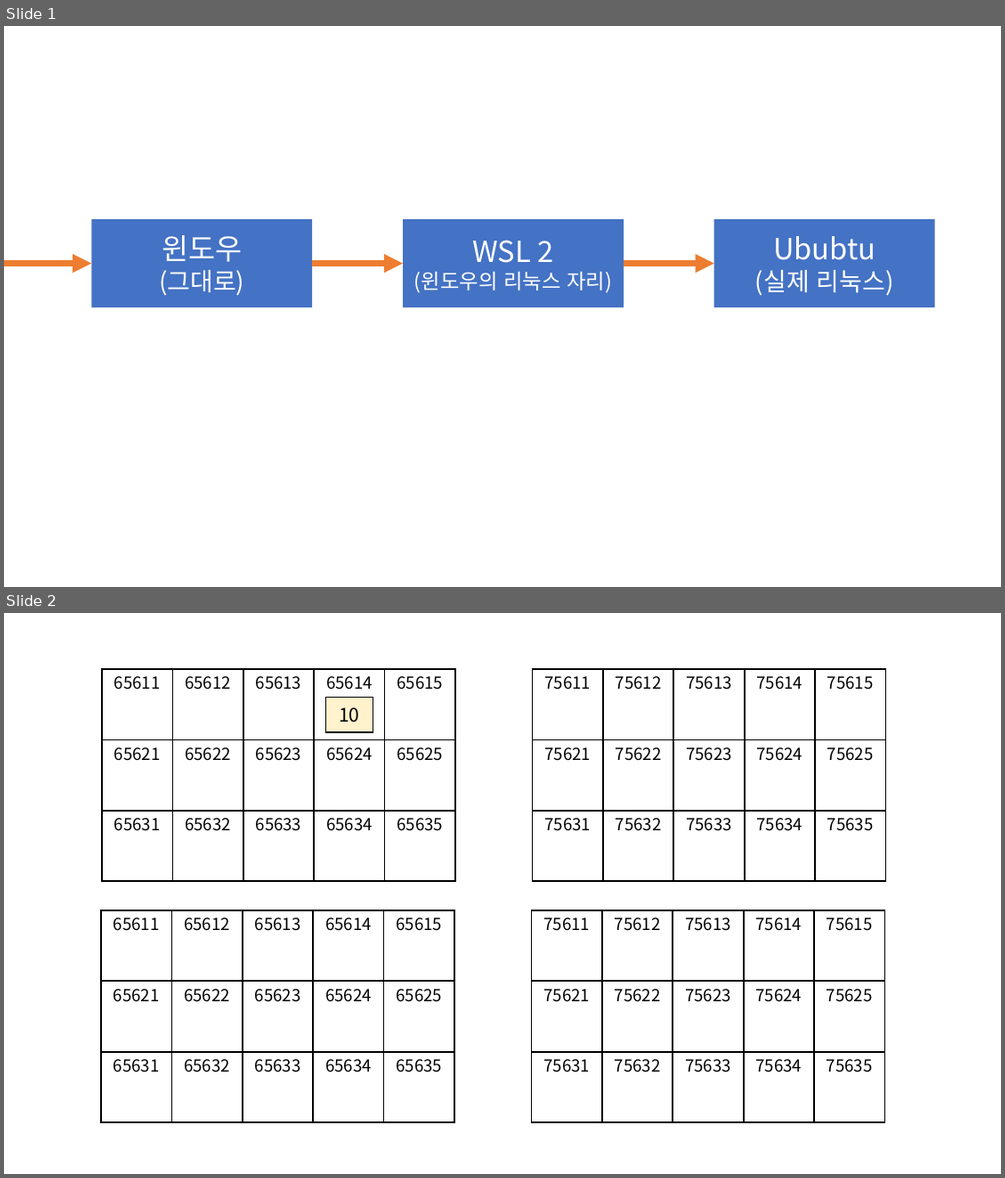
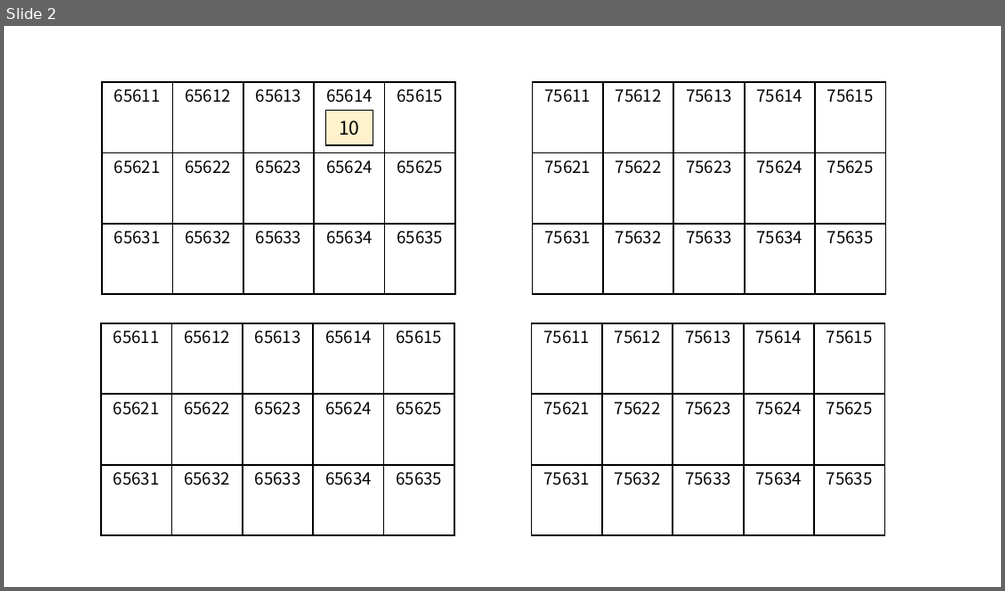
Before and after one commit to ho8566z/daily_log, a slide deck: notion/create_notion_img.pptx. Shown one above the other, each under a label of ours: slides 1 and 2 before the commit, slide 2 after it. The pictures are 1005x1178 and 1005x591 pixels, drawn with LibreOffice and Linux fonts; fonts in the diff are those of the drawing. Boxes give left, top, right and bottom in pixels: in the first picture for what was removed or moved away, otherwise in the second. Text is boxed around its words. In the diff, an @@ line names an element or a change of style, - is before the commit and + after.

```diff
--- a/notion/create_notion_img.pptx
+++ b/notion/create_notion_img.pptx
@@ slide 1 removed at [4, 26, 1001, 587], background #FFFFFF @@
@@ rectangle removed at [91, 219, 312, 307] @@
-윈도우
-(그대로)
@@ rectangle removed at [403, 219, 623, 307] @@
-WSL 2
-(윈도우의 리눅스 자리)
@@ rectangle removed at [714, 219, 935, 307] @@
-Ububtu
-(실제 리눅스)
@@ arrow removed from (4, 263) to (91, 263) @@
@@ arrow removed from (312, 263) to (403, 263) @@
@@ arrow removed from (624, 263) to (714, 263) @@
```
Also in this commit, not shown: 1 slide added, 10 other files.
